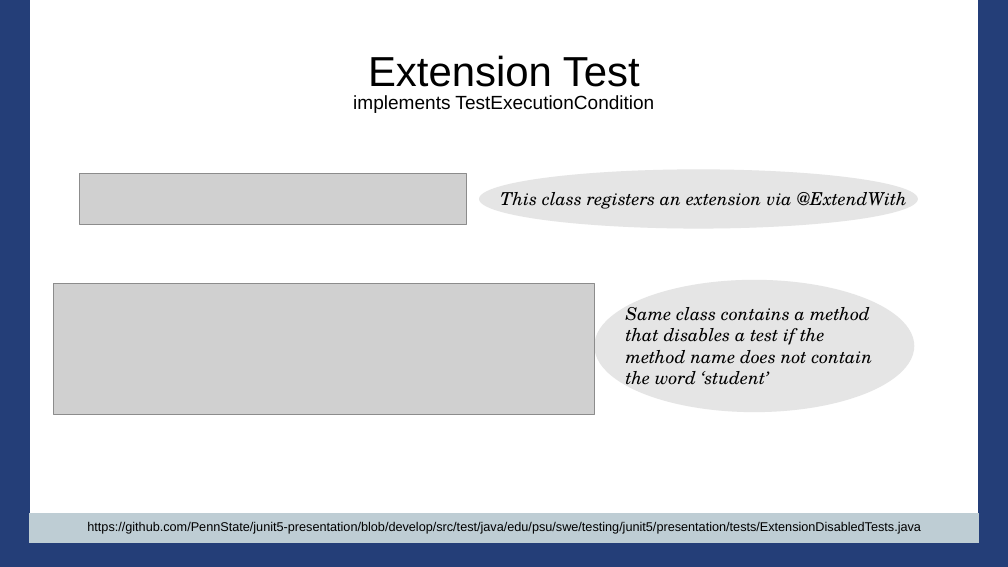
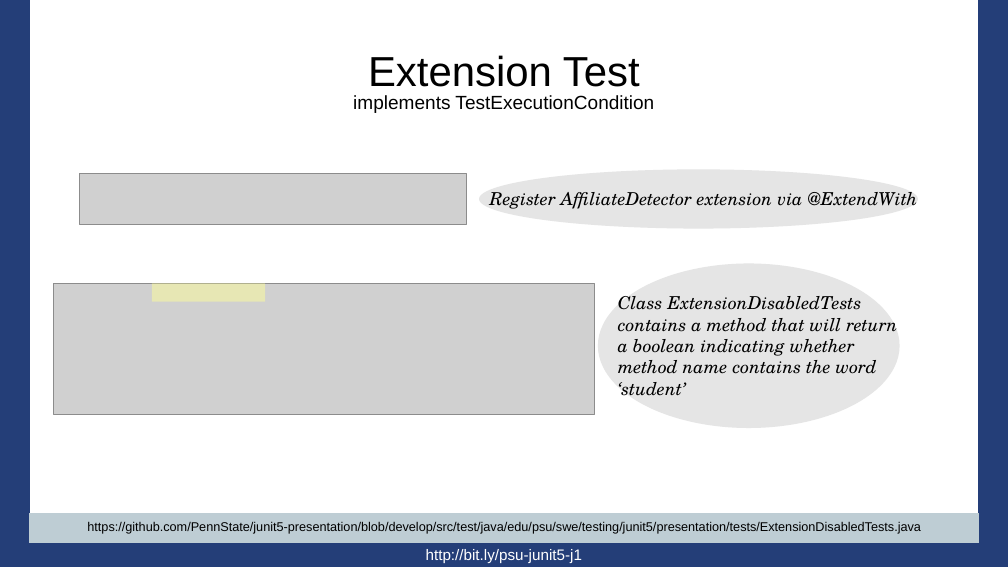
Before and after one commit to PennState/junit5-presentation, a slide deck: slide 48 of src/site/presentation/Junit5_Presentation_JavaOne_2016.odp. Drawn at 1008x567 pixels with LibreOffice and Linux fonts; fonts in the diff are those of the drawing; grey boxes stand for pictures; background and template pictures are left out. Boxes give left, top, right and bottom in pixels: in the first picture for what was removed or moved away, otherwise in the second. Text is boxed around its words. In the diff, an @@ line names an element or a change of style, - is before the commit and + after.

```diff
--- a/src/site/presentation/Junit5_Presentation_JavaOne_2016.odp
+++ b/src/site/presentation/Junit5_Presentation_JavaOne_2016.odp
@@ title at bbox=[490, 192, 918, 209]: text changed @@
-This class registers an extension via @ExtendWith
+Register AffiliateDetector extension via @ExtendWith
@@ ellipse: place and size @@
-ellipse at bbox=[595, 280, 915, 413]
+ellipse at bbox=[598, 263, 900, 428]
@@ rectangle added at bbox=[152, 284, 265, 302], fill #FFFF99 at 50% opacity @@
@@ title at bbox=[618, 296, 897, 396]: text changed @@
-Same class contains a method that disables a test if the method name does not contain the word ‘student’
+Class ExtensionDisabledTests contains a method that will return a boolean indicating whether method name contains the word ‘student’
@@ text added at bbox=[426, 549, 582, 563], 12 pt, text #FFFFFF @@
+http://bit.ly/psu-junit5-j1
```
Also in this commit, not shown: 74 other slides changed.
